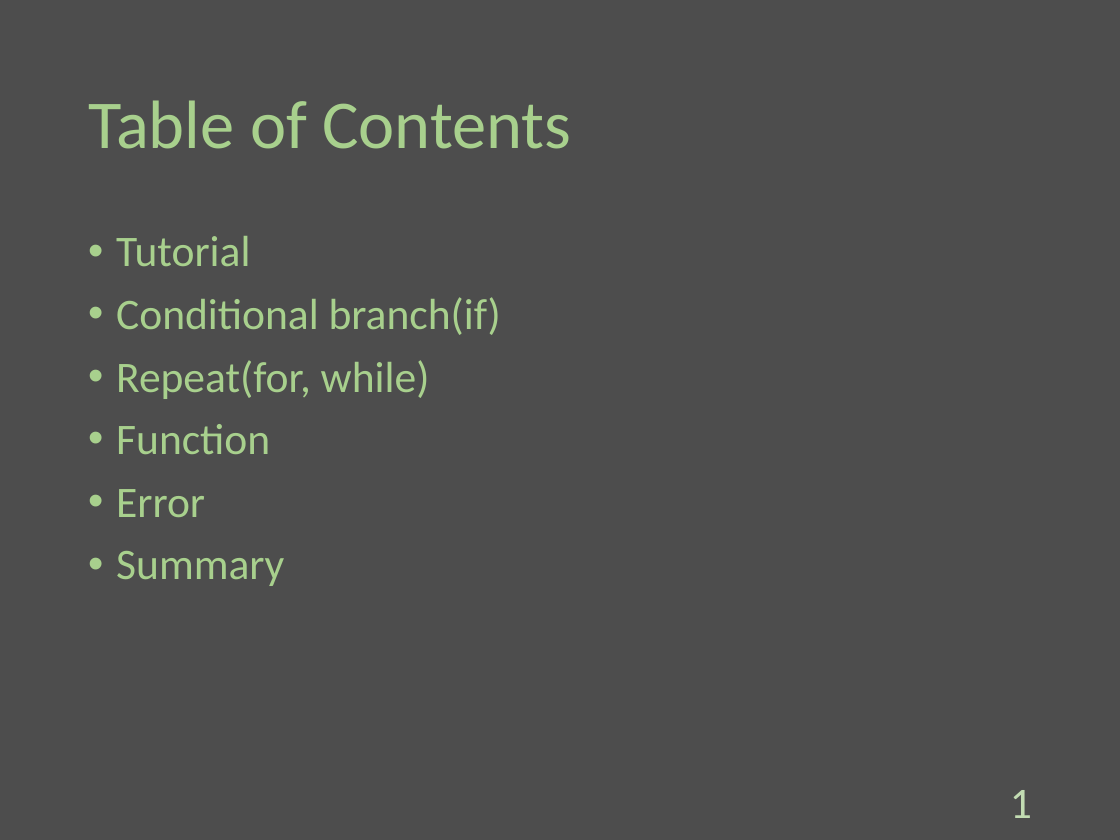
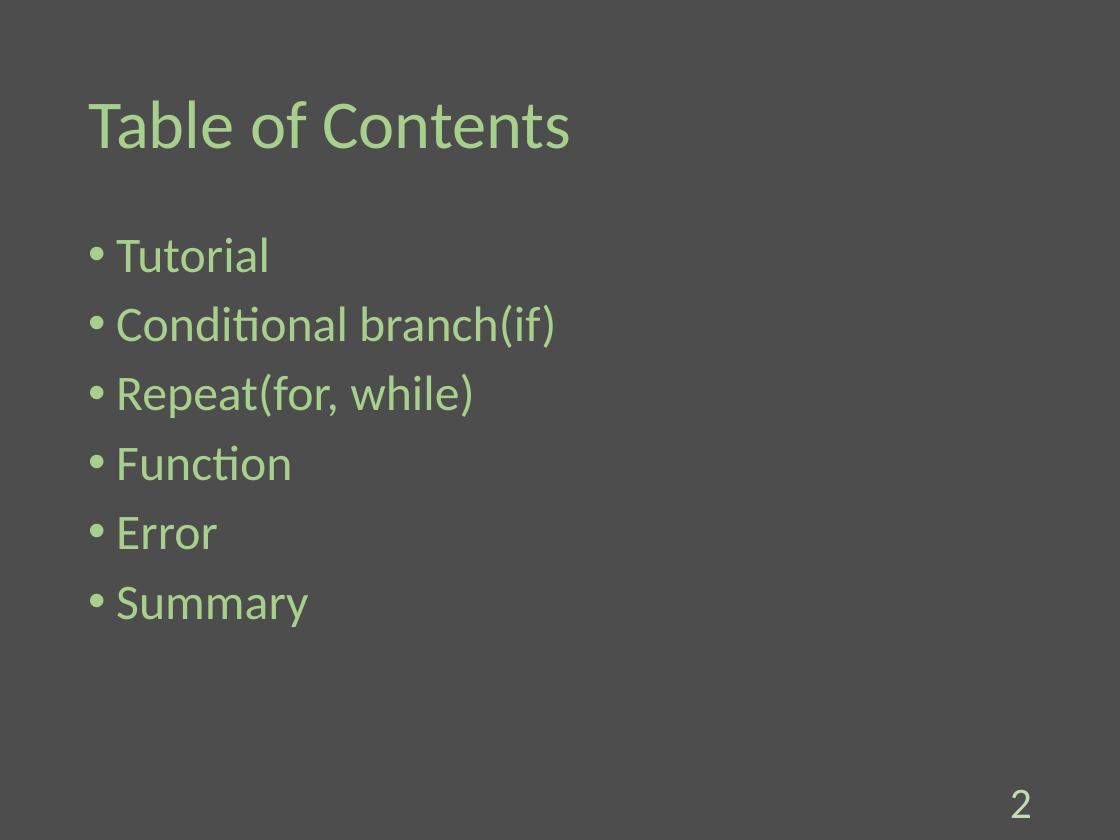
Before and after one commit to Melbeck777/program_seminar, a slide deck: slide 3 of ProgramSlide.pptx (slide 2 before the commit). Drawn at 1120x840 pixels with LibreOffice and Linux fonts; fonts in the diff are those of the drawing. Boxes give left, top, right and bottom in pixels: in the first picture for what was removed or moved away, otherwise in the second. Text is boxed around its words. In the diff, an @@ line names an element or a change of style, - is before the commit and + after.

Commit message:
[add]:Write the tutorial and bonus contents.

```diff
--- a/ProgramSlide.pptx
+++ b/ProgramSlide.pptx
@@ text "Tutorial" at <box>116,237,556,627</box>: size 28 to 32 pt @@
@@ page number at <box>1010,790,1032,818</box>: text changed @@
-1
+2
```
Also in this commit, not shown: 3 other slides changed, 7 slides added.
